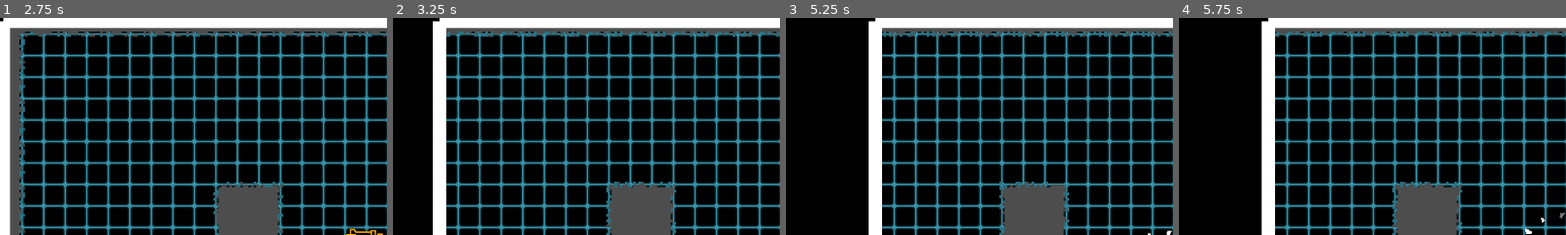
Above: before the commit, frames 1-4 (left to right).
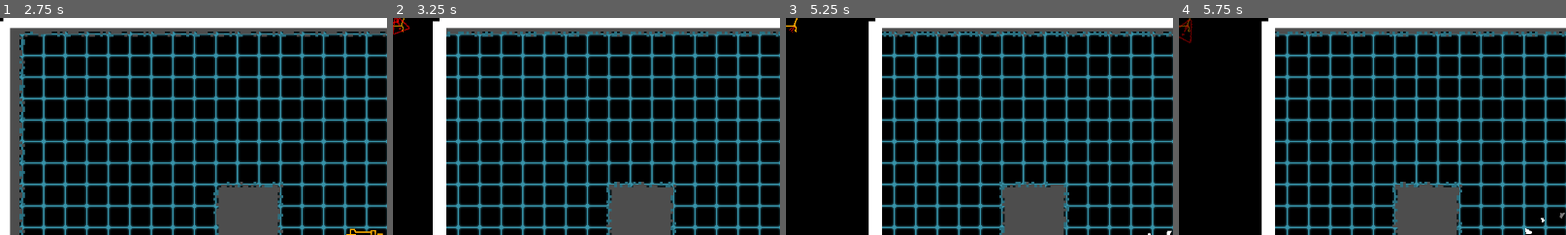
Above: after the commit, the same moments.

Repository: SomeSortOfSam/Hardest_Drive
Game: Godot game, scene res://scenes/gamplay.tscn
Two runs of this game, one before a commit and one after it. Both use one fixed random seed, a clock stepped at 60 frames per second and the inputs below.
Inputs (mouse positions are % of the whole screen's width and height, from its top left):
- Up to frame 1 (2.75 s): move the mouse to (72, 45) at 0.52 s; hold D (player_right) 0.53-1.28 s; click (72, 45) at 0.67 s; move the mouse to (30, 55) at 1.27 s; hold S (player_down) 1.28-2.03 s; move the mouse to (60, 28) at 2.02 s; hold D (player_right) from 2.03 s (still down)
- Up to frame 2 (3.25 s): move the mouse to (45, 70) at 2.77 s; release D (player_right) at 2.78 s; hold W (player_up) from 2.78 s (still down); click (45, 70) at 2.92 s
- Up to frame 3 (5.25 s): move the mouse to (80, 65) at 3.52 s; release W (player_up) at 3.53 s; hold A (player_left) 3.53-5.03 s; move the mouse to (20, 35) at 4.27 s; move the mouse to (55, 50) at 5.02 s; hold S (player_down) from 5.03 s (still down); click (55, 50) at 5.17 s
- Up to frame 4 (5.75 s): keep holding S (player_down)
The pictures show only the part of the screen within x 0-50%, y 0-50%; the shares and areas given below are measured in that part.

Frame 1 is identical in both runs. In frame 2, 0.2% of the frame differs, in the area x 0-5%, y 0-8%; in frame 3, less than 0.1%; in frame 4, 0.2%.

Commit message:
Added back spawners

Diff:
--- /dev/null
+++ b/scenes/enemy_spawner.tscn
@@ -0,0 +1,12 @@
+[gd_scene load_steps=4 format=3 uid="uid://cm2ey8fk0fl14"]
+[ext_resource type="Script" path="res://scripts/EnemySpawner.gd" id="1_ccmua"]
+[ext_resource type="PackedScene" uid="uid://c0bavsp5m5qge" path="res://scenes/enemy.tscn" id="2_vsluo"]
+[sub_resource type="CircleShape2D" id="CircleShape2D_tjaah"]
+[node name="EnemySpawner" type="Area2D"]
+collision_layer = 0
+monitorable = false
+script = ExtResource("1_ccmua")
+enemy_scene = ExtResource("2_vsluo")
+[node name="CollisionShape2D" type="CollisionShape2D" parent="."]
+shape = SubResource("CircleShape2D_tjaah")
+[connection signal="area_exited" from="." to="." method="_on_area_exited"]
--- a/scenes/gamplay.tscn
+++ b/scenes/gamplay.tscn
@@ -1,10 +1,11 @@
-[gd_scene load_steps=55 format=3 uid="uid://t8h2a41u1nip"]
+[gd_scene load_steps=56 format=3 uid="uid://t8h2a41u1nip"]
 
 [ext_resource type="Texture2D" uid="uid://b1riy46aqmn18" path="res://assets/grid_edges.png" id="1_2tgxe"]
 [ext_resource type="PackedScene" uid="uid://c6qw5oje450sv" path="res://scenes/player.tscn" id="2_7pc31"]
 [ext_resource type="Script" path="res://scripts/border_camera.gd" id="3_i8wvo"]
 [ext_resource type="Script" path="res://scripts/LetterboxCollider.gd" id="4_80nsy"]
-[ext_resource type="PackedScene" uid="uid://cs6q1kfpyk763" path="res://scenes/enemy.tscn" id="5_l7srj"]
+[ext_resource type="PackedScene" uid="uid://c0bavsp5m5qge" path="res://scenes/enemy.tscn" id="5_l7srj"]
+[ext_resource type="PackedScene" path="res://scenes/enemy_spawner.tscn" id="6_yhgw7"]
 
 [sub_resource type="NavigationPolygon" id="NavigationPolygon_0xnho"]
 vertices = PackedVector2Array(-16, -16, 16, -16, 16, 16, -16, 16)
@@ -933,4 +934,30 @@
 [node name="Enemy6" parent="." instance=ExtResource("5_l7srj")]
 position = Vector2(955, 564)
 
+[node name="EnemySpawner" parent="." instance=ExtResource("6_yhgw7")]
+
+[node name="EnemySpawner2" parent="." instance=ExtResource("6_yhgw7")]
+position = Vector2(892, 271)
+
+[node name="EnemySpawner3" parent="." instance=ExtResource("6_yhgw7")]
+position = Vector2(970, 396)
+
+[node name="EnemySpawner4" parent="." instance=ExtResource("6_yhgw7")]
+position = Vector2(822, 554)
+
+[node name="EnemySpawner5" parent="." instance=ExtResource("6_yhgw7")]
+position = Vector2(758, 88)
+
+[node name="EnemySpawner6" parent="." instance=ExtResource("6_yhgw7")]
+position = Vector2(344, 489)
+
+[node name="EnemySpawner7" parent="." instance=ExtResource("6_yhgw7")]
+position = Vector2(144, 378)
+
+[node name="EnemySpawner8" parent="." instance=ExtResource("6_yhgw7")]
+position = Vector2(137, 212)
+
+[node name="EnemySpawner9" parent="." instance=ExtResource("6_yhgw7")]
+position = Vector2(291, 93)
+
 [connection signal="player_pull_requested" from="Camera2D/LetterboxCollider" to="." method="_on_letterbox_collider_player_pull_requested"]
--- /dev/null
+++ b/scripts/EnemySpawner.gd
@@ -0,0 +1,8 @@
+extends Area2D
+@export var enemy_scene : PackedScene
+func _on_area_exited(area):
+	call_deferred("spawn_enemy")
+func spawn_enemy():
+	var enemy = enemy_scene.instantiate()
+	enemy.position = position
+	get_parent().add_child(enemy)
